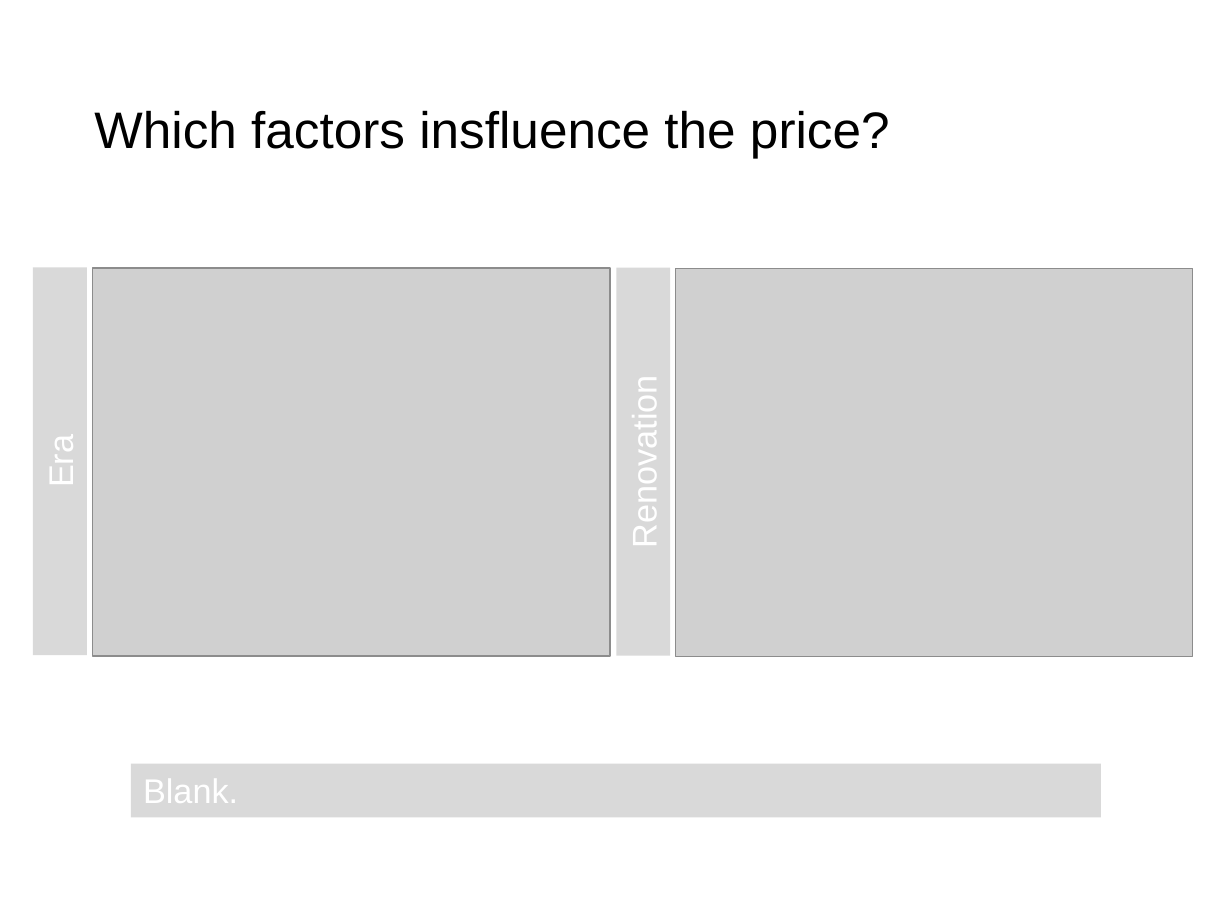
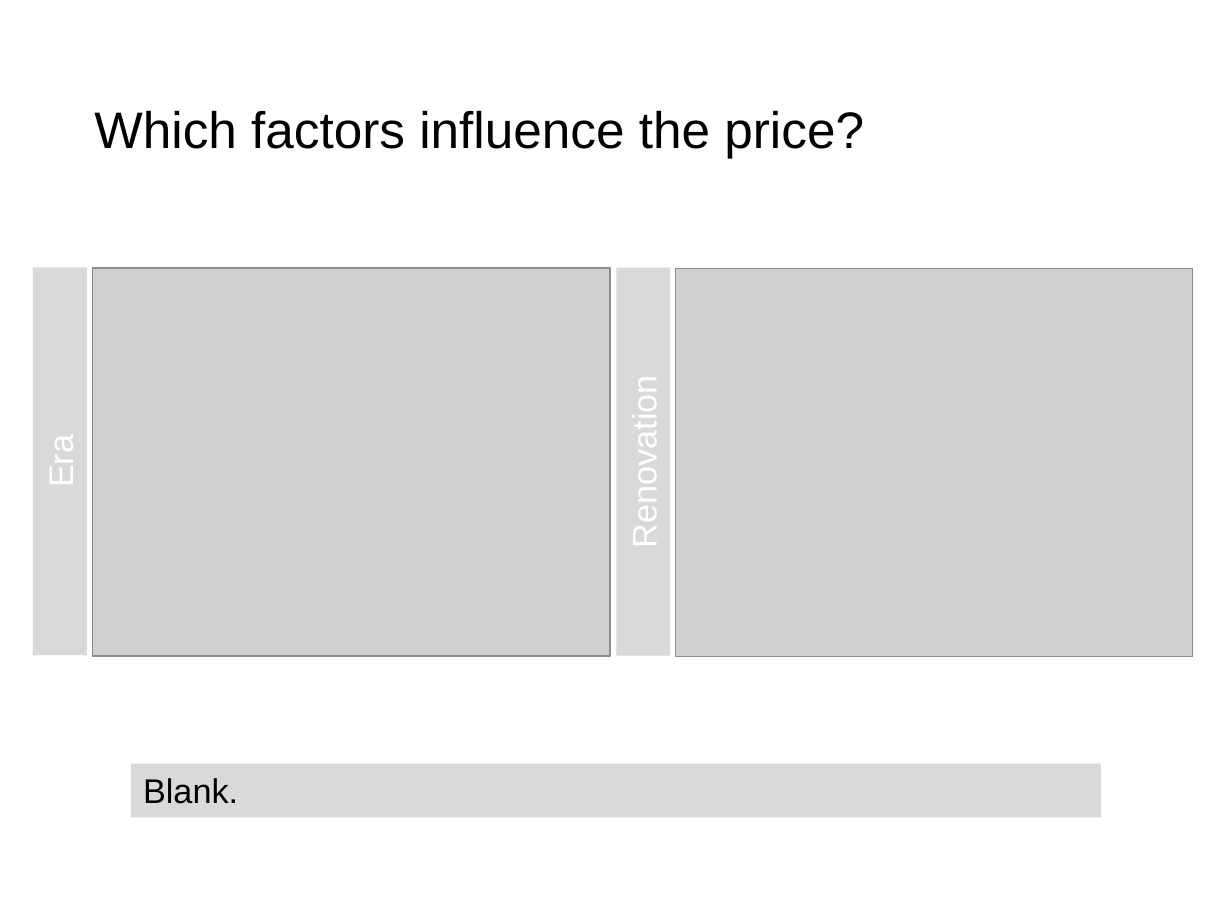
Before and after one commit to JWNowak/eda-project, a slide deck: slide 5 of EDA_presentation.pptx (slide 4 before the commit). Drawn at 1232x924 pixels with LibreOffice and Linux fonts; fonts in the diff are those of the drawing; grey boxes stand for pictures. Boxes give left, top, right and bottom in pixels: in the first picture for what was removed or moved away, otherwise in the second. Text is boxed around its words. In the diff, an @@ line names an element or a change of style, - is before the commit and + after.

```diff
--- a/EDA_presentation.pptx
+++ b/EDA_presentation.pptx
@@ title at <box>94,110,864,158</box>: text changed @@
-Which factors insfluence the price?
+Which factors influence the price?
@@ rectangle "Blank." at <box>131,764,1100,818</box>: text colour #FFFFFF to #000000 @@
```
Also in this commit, not shown: 5 other slides changed, 5 slides added, 3 slides removed.
